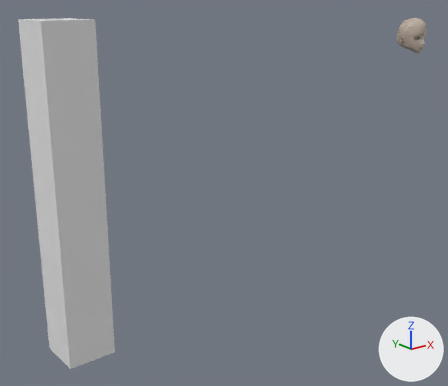
An edit to the Blender file 테스트용 3D모델/블렌더 파일/char.blend, drawn before and after from the same camera.
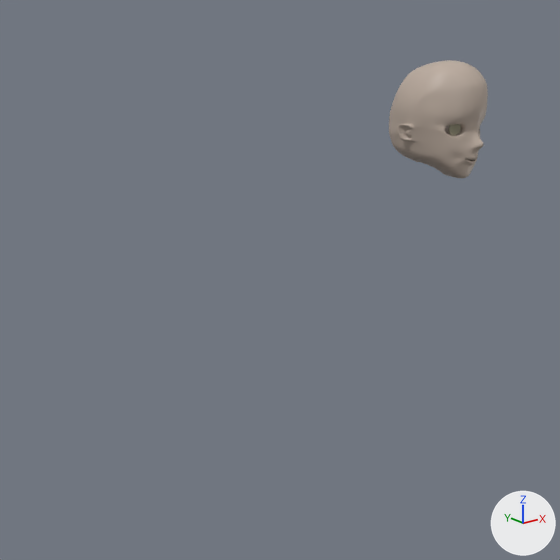
There are two pictures of each version: one whole from a 50 mm lens placed at (-3.751, -2.628, 0.897), pointed at (-1.53, 0.148, -0.213), one close up on the part from 63% to 100% of the width and 0% to 43% of the height. The axes (+X, +Y, +Z) are drawn at lower right. The lights are the same throughout.

Objects in the first close-up: 'Face.001'.
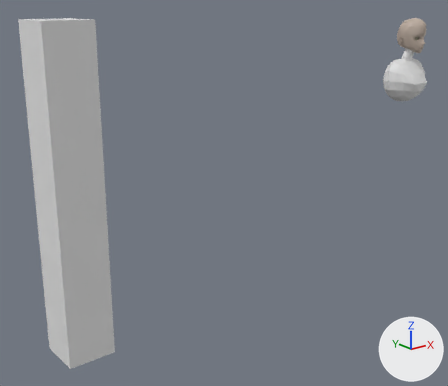
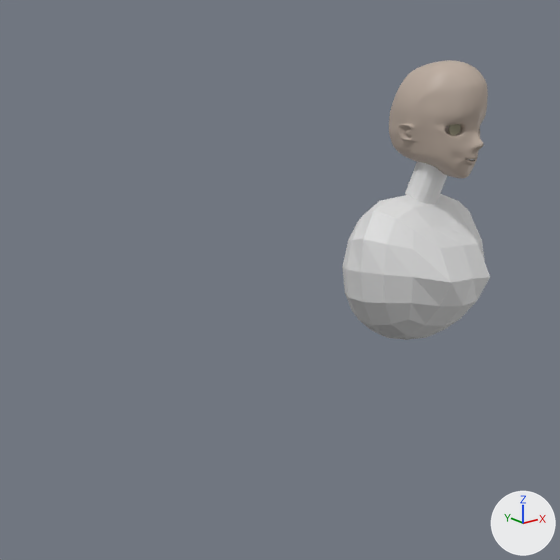
Location of each change, [x1, y1, x2, y2] in pixels of the close-ups (560 x 560 px):
'Cube', added: after [342, 194, 490, 340]
'Cylinder.001', added: after [405, 161, 447, 204]

What the commit changed:
Mesh me_cube is new.
It has 98 vertices, 96 faces and spans x -0.87..0.87, y -1.08..0.9, z -0.85..0.81.
Mesh me_cylinder_002 is new.
It has 32 vertices, 18 faces and spans x -0.1..0.1, y -0.1..0.1, z -0.75..0.75.
Object 'Cube' (ob_cube) is new; it shows me_cube.
Its location is (0.0, 0.033, 0.355).
Its scale is (0.202, 0.138, 0.184).
Object 'Cylinder.001' (ob_cylinder_001) is new; it shows me_cylinder_002.
Its location is (0.0, 0.012, 0.535).
Its rotation in degrees is (20, 0, 0).
Its scale is (0.331, 0.344, 0.0559).
